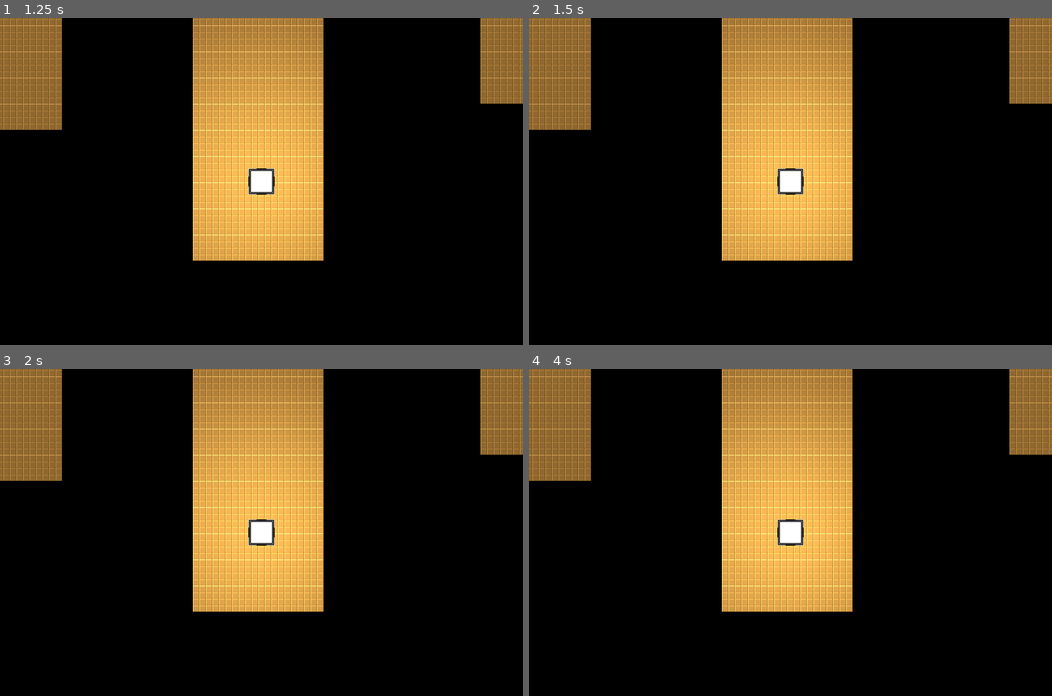
Above: before the commit, frames 1-4 (two rows, left to right).
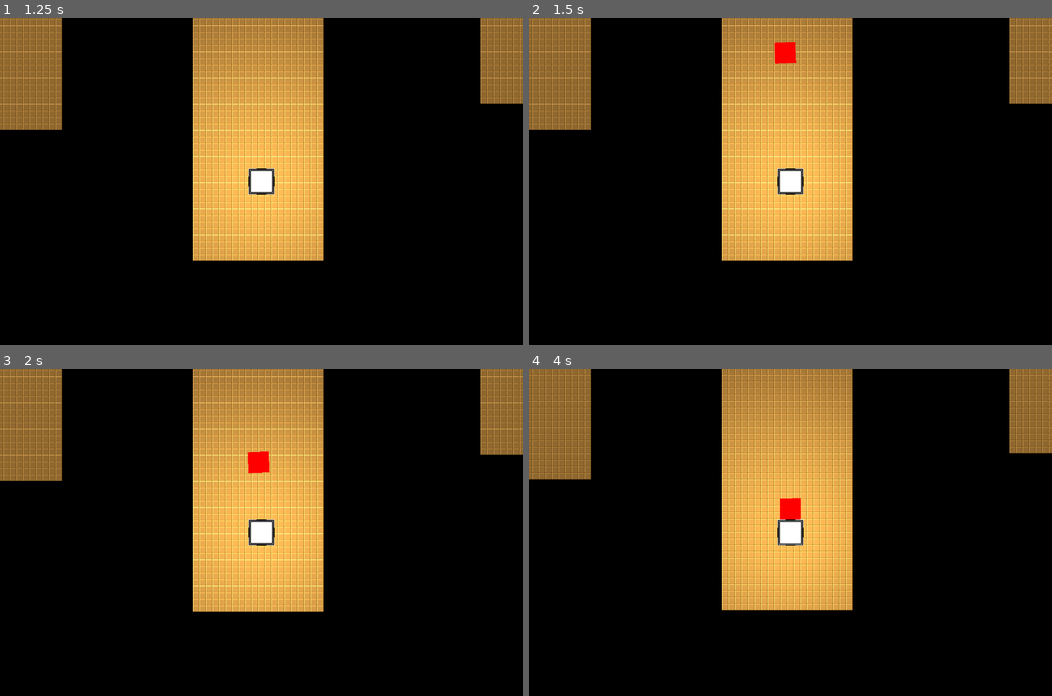
Above: after the commit, the same moments.

Repository: Graunder/ggj24
Game: Godot game, scene res://Assets/Scenes/main.tscn
Same seed, same stepped clock (60 frames per second), same inputs: the game is played once before the commit and once after it.
Inputs:
- Up to frame 1 (1.25 s): click "PLAY" at 0.5 s
- Up to frame 2 (1.5 s): tap Enter at 1.25 s
- Up to frame 3 (2 s): no input
- Up to frame 4 (4 s): no input

Frame 1 is identical in both runs. In frame 2, 0.3% of the frame differs, in the area x 46-52%, y 7-14%; in frame 3, 0.3%; in frame 4, 4.5%, in the area x 0-100%, y 0-75%.

Commit message:
basic enemy that moves to player

Diff:
--- /dev/null
+++ b/Assets/Scenes/Enemy.tscn
@@ -0,0 +1,18 @@
+[gd_scene load_steps=4 format=3 uid="uid://b851ownospp0r"]
+
+[ext_resource type="Script" path="res://Assets/Scripts/Enemy.gd" id="1_5iw3v"]
+[ext_resource type="Texture2D" uid="uid://q4eptoea4yov" path="res://Assets/Textures/Sprites/Temp_Enemy.png" id="1_p3bpm"]
+
+[sub_resource type="RectangleShape2D" id="RectangleShape2D_5rg2s"]
+size = Vector2(52, 51)
+
+[node name="Enemy" type="CharacterBody2D"]
+script = ExtResource("1_5iw3v")
+
+[node name="CollisionShape2D" type="CollisionShape2D" parent="."]
+position = Vector2(0, 0.5)
+shape = SubResource("RectangleShape2D_5rg2s")
+
+[node name="Sprite2D" type="Sprite2D" parent="."]
+scale = Vector2(0.8, 0.8)
+texture = ExtResource("1_p3bpm")
--- a/Assets/Scenes/Levels/DEV_Level.tscn
+++ b/Assets/Scenes/Levels/DEV_Level.tscn
@@ -1,9 +1,10 @@
-[gd_scene load_steps=7 format=3 uid="uid://be2541wnqotc2"]
+[gd_scene load_steps=8 format=3 uid="uid://be2541wnqotc2"]
 
 [ext_resource type="PackedScene" uid="uid://cd81jf2fqha5s" path="res://Assets/Scenes/wall.tscn" id="2_7dlrm"]
 [ext_resource type="Texture2D" uid="uid://bq46me7ahdarg" path="res://Assets/Textures/Sprites/Temp_Wall.png" id="2_x80jg"]
 [ext_resource type="PackedScene" uid="uid://madaf4iw7hn4" path="res://Assets/Scenes/floor_tile.tscn" id="3_4x0om"]
 [ext_resource type="PackedScene" uid="uid://cm8ghfnphcmgs" path="res://Assets/Scenes/door.tscn" id="4_c7plc"]
+[ext_resource type="PackedScene" uid="uid://b851ownospp0r" path="res://Assets/Scenes/Enemy.tscn" id="5_hvkar"]
 
 [sub_resource type="TileSetScenesCollectionSource" id="TileSetScenesCollectionSource_836eu"]
 scenes/1/scene = ExtResource("2_7dlrm")
@@ -223,3 +224,6 @@
 [node name="Door12" parent="." instance=ExtResource("4_c7plc")]
 position = Vector2(-457, -3933)
 rotation = 1.57079
+
+[node name="Enemy" parent="." instance=ExtResource("5_hvkar")]
+position = Vector2(-40, -976)
--- /dev/null
+++ b/Assets/Scripts/Enemy.gd
@@ -0,0 +1,11 @@
+extends CharacterBody2D
+
+var motion = Vector2()
+
+func _process(delta):
+	var Player = get_tree().get_root().get_node("main/Level/Player")
+
+	position += (Player.position - position) / 50
+	look_at(Player.position)
+
+	move_and_collide(motion)
Binary file added: Assets/Textures/Sprites/Temp_Enemy.png
Not shown, added: Assets/Textures/Sprites/Temp_Enemy.png.import
Not shown, changed: Assets/Stuff/psd_file.psd
